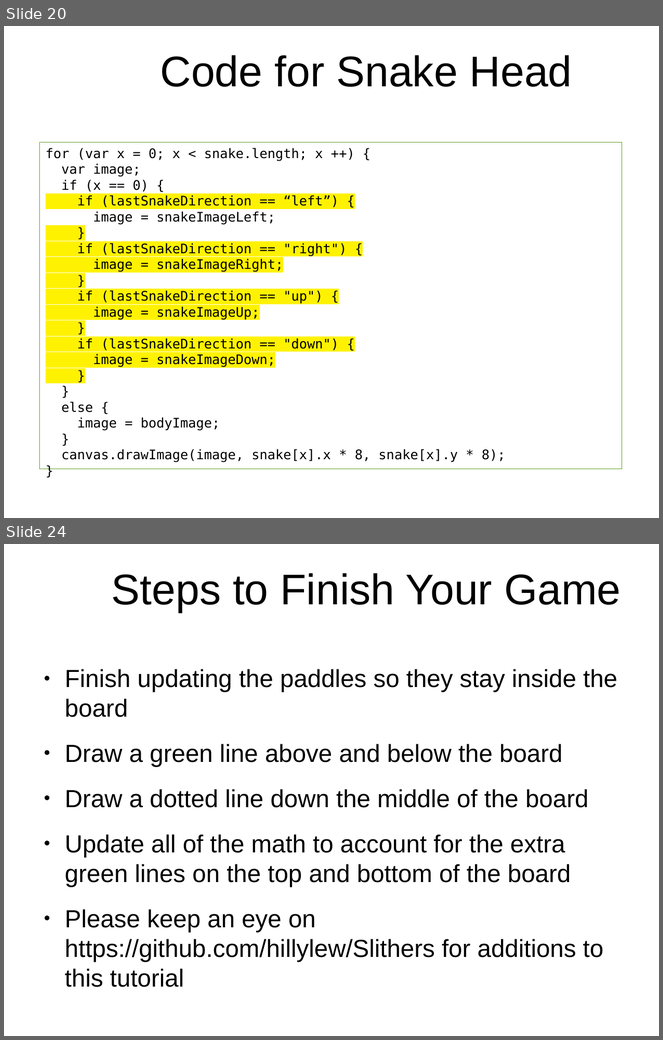
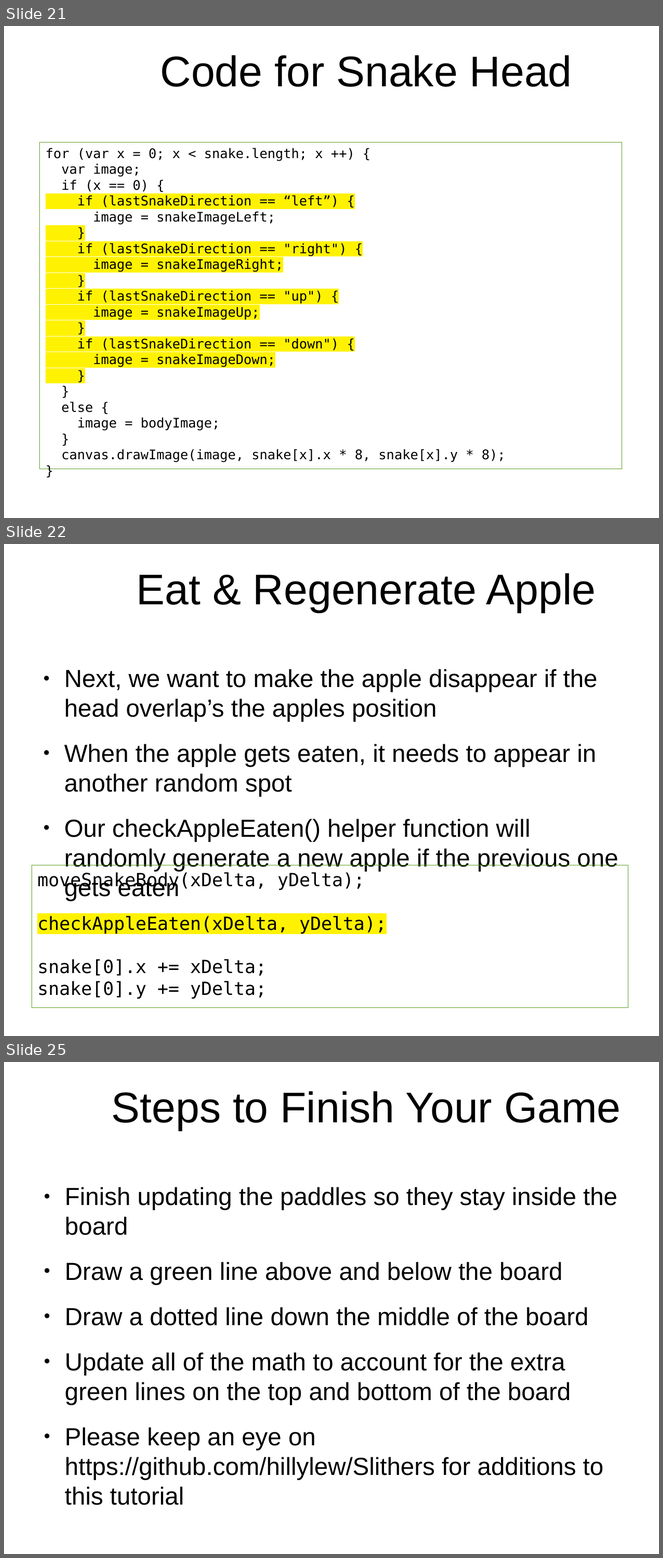
Before and after one commit to originalgrego/Slithers, a slide deck: Slithers - Explorathon 2018.odp. Shown one above the other, each under a label of ours: slides 20 and 24 before the commit, slides 21, 22 and 25 after it; the slides between them are not shown. The pictures are 663x1040 and 663x1558 pixels, drawn with LibreOffice and Linux fonts; fonts in the diff are those of the drawing; background and template pictures are left out. Boxes give left, top, right and bottom in pixels: in the first picture for what was removed or moved away, otherwise in the second. Text is boxed around its words. In the diff, an @@ line names an element or a change of style, - is before the commit and + after.

```diff
--- a/Slithers - Explorathon 2018.odp
+++ b/Slithers - Explorathon 2018.odp
@@ slide 22 added at <box>4,544,659,1036</box>, background picture (left out) @@
@@ title added at <box>137,573,596,612</box>, 51.9 pt, text #000000 @@
+Eat & Regenerate Apple
@@ text added at <box>64,669,618,901</box>, 29.9 pt, text #000000 @@
+● Next, we want to make the apple disappear if the head overlap’s the apples position
+● When the apple gets eaten, it needs to appear in another random spot
+● Our checkAppleEaten() helper function will randomly generate a new apple if the previous one gets eaten
@@ rectangle added at <box>32,865,629,1008</box>, outline #579D1C 0 pt, 22 pt, text #000000 @@
+moveSnakeBody(xDelta, yDelta);
+checkAppleEaten(xDelta, yDelta);
+snake[0].x += xDelta;
+snake[0].y += yDelta;
@@ what was slide 20 is now slide 21 @@
@@ what was slide 24 is now slide 25 @@
```
Also in this commit, not shown: 1 slide changed, 3 other slides added, 3 slides removed, 1 other file.
